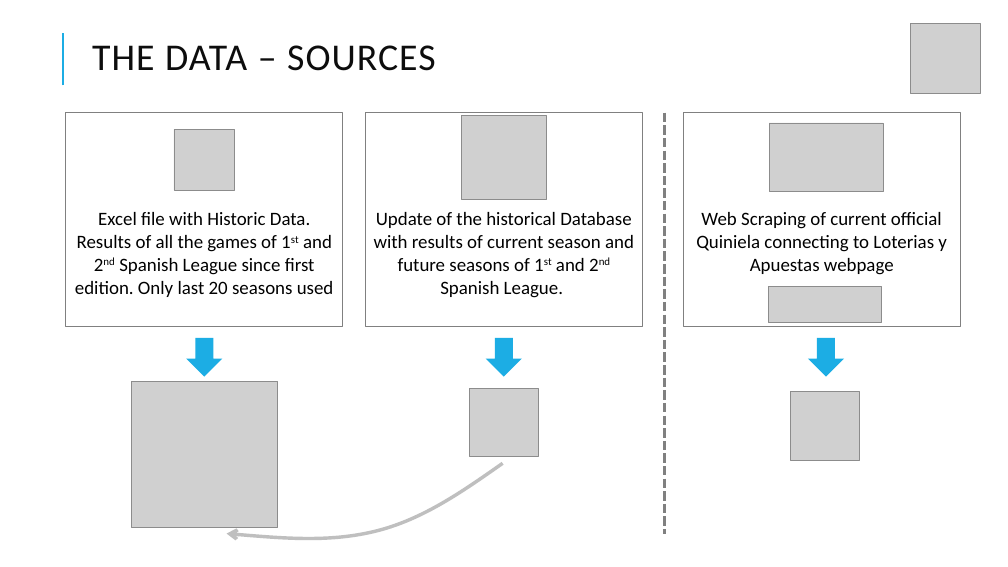
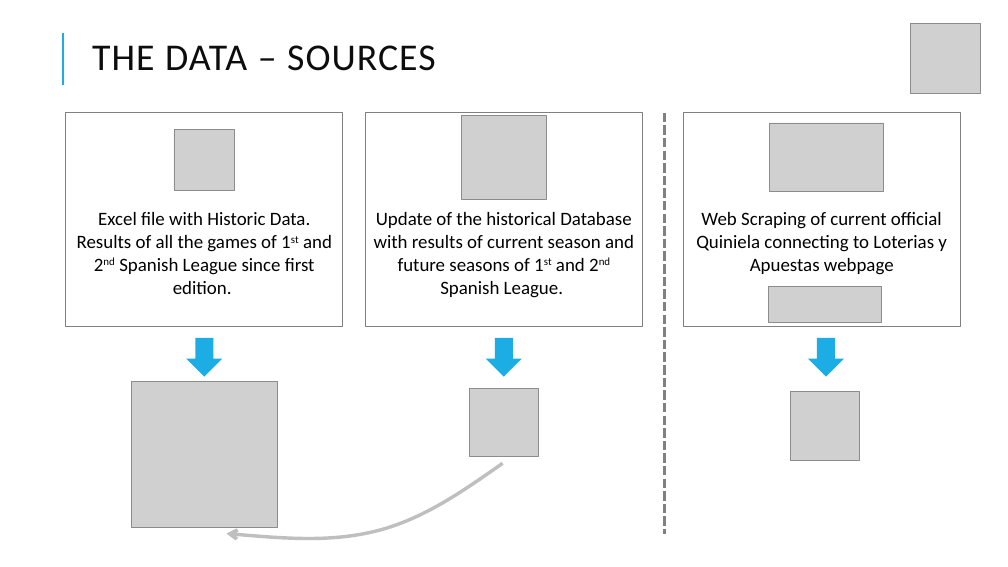
Before and after one commit to alberthr/UBIQUM_1X2_Python, a slide deck: slide 8 of PRESENTACION ALBERT.pptx. Drawn at 1008x567 pixels with LibreOffice and Linux fonts; fonts in the diff are those of the drawing; grey boxes stand for pictures. Boxes give left, top, right and bottom in pixels: in the first picture for what was removed or moved away, otherwise in the second. Text is boxed around its words. In the diff, an @@ line names an element or a change of style, - is before the commit and + after.

Commit message:
wip

```diff
--- a/PRESENTACION ALBERT.pptx
+++ b/PRESENTACION ALBERT.pptx
@@ text in rectangle at <box>77,212,332,294</box>: text changed @@
-Excel file with Historic Data. Results of all the games of 1st and 2nd Spanish League since first edition. Only last 20 seasons used
+Excel file with Historic Data. Results of all the games of 1st and 2nd Spanish League since first edition.
```
Also in this commit, not shown: 2 other slides changed, 1 slide added.
